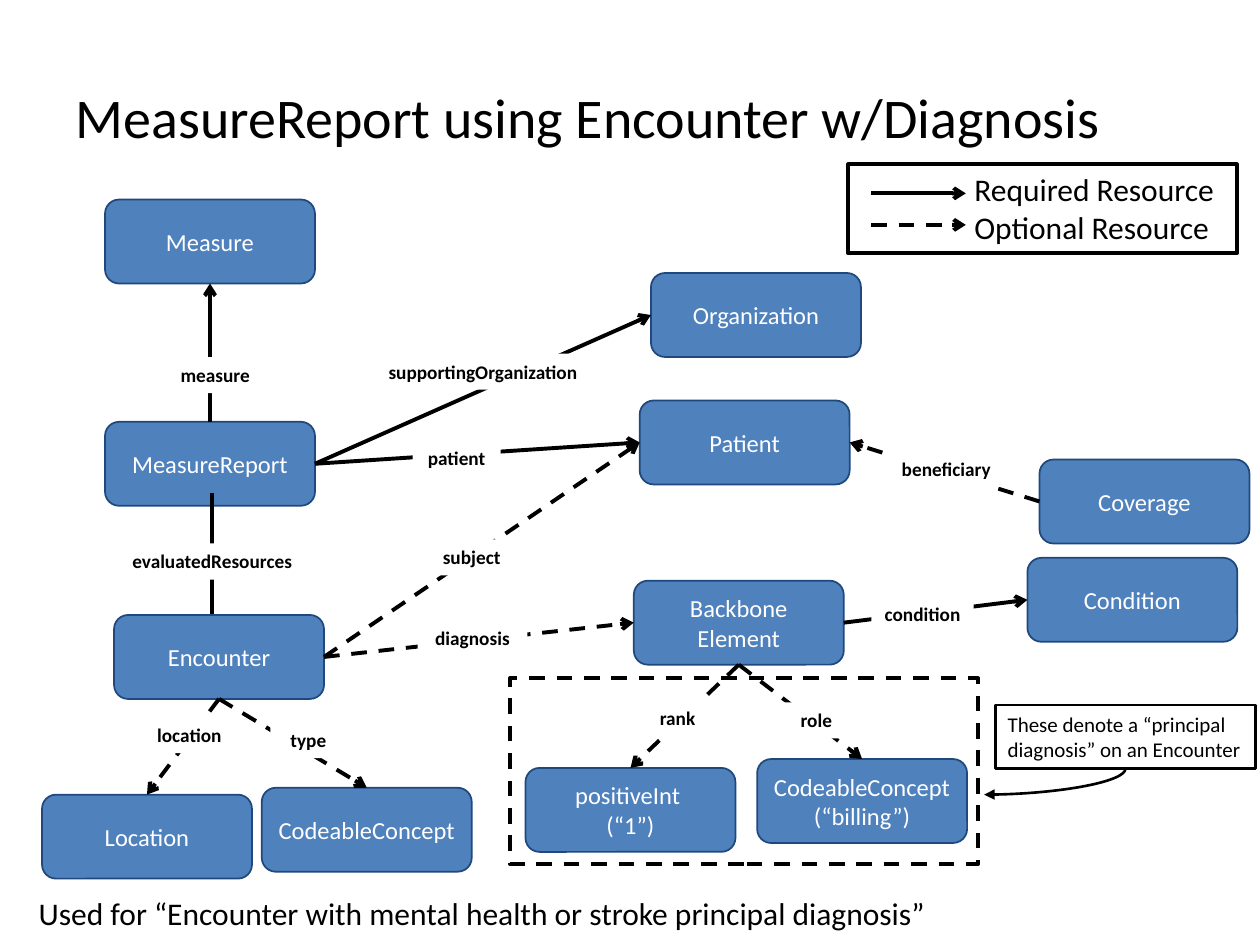
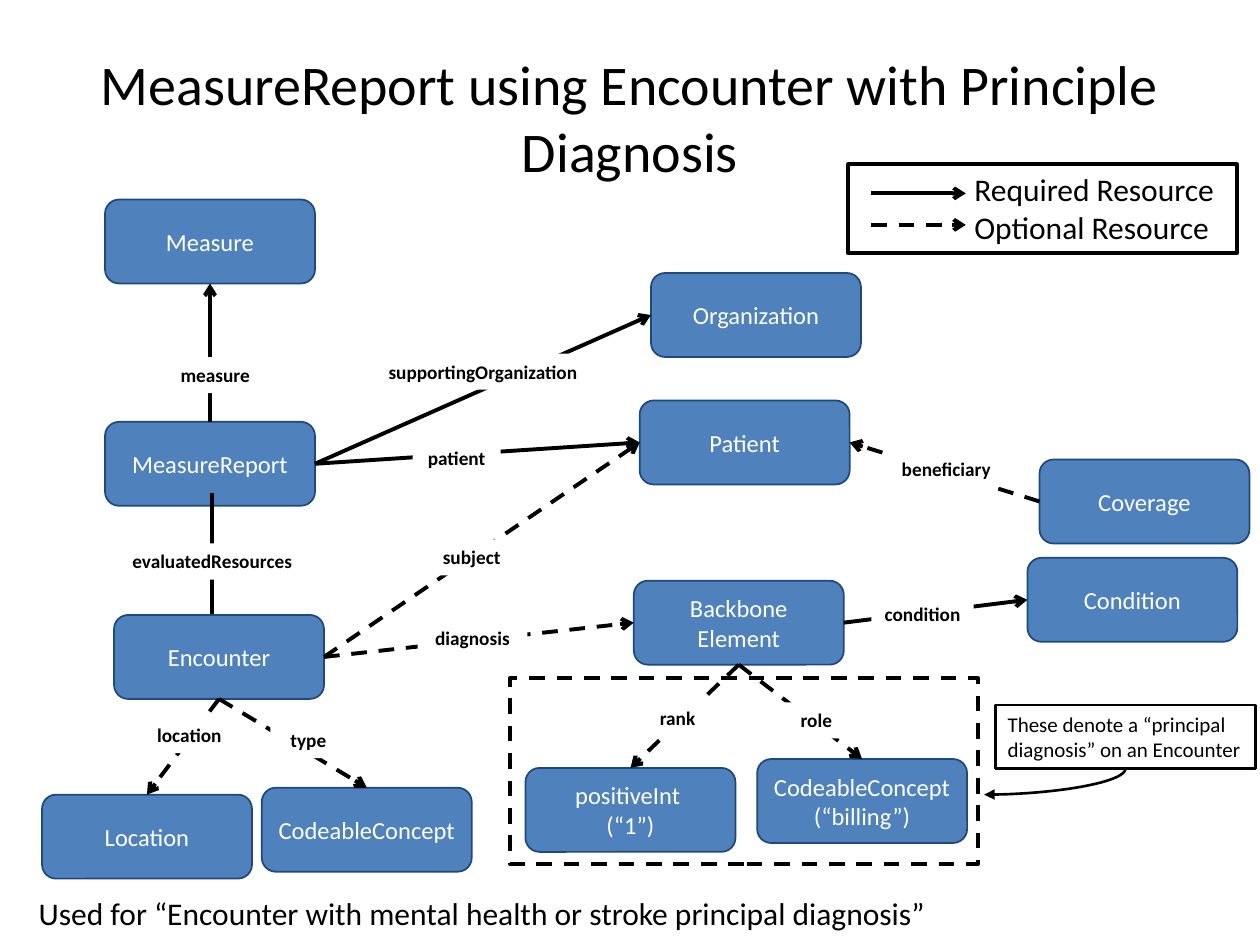
Before and after one commit to HL7/davinci-deqm, a slide deck: slide 12 of source/pages/assets/images/source/DEQM Resource Diagram - VTE.pptx. Drawn at 1260x945 pixels with LibreOffice and Linux fonts; fonts in the diff are those of the drawing. Boxes give left, top, right and bottom in pixels: in the first picture for what was removed or moved away, otherwise in the second. Text is boxed around its words. In the diff, an @@ line names an element or a change of style, - is before the commit and + after.

```diff
--- a/source/pages/assets/images/source/DEQM Resource Diagram - VTE.pptx
+++ b/source/pages/assets/images/source/DEQM Resource Diagram - VTE.pptx
@@ title at <box>101,66,1157,182</box>: text changed @@
-MeasureReport using Encounter w/Diagnosis
+MeasureReport using Encounter with Principle Diagnosis
```
Also in this commit, not shown: 5 other slides changed, 7 other files.
